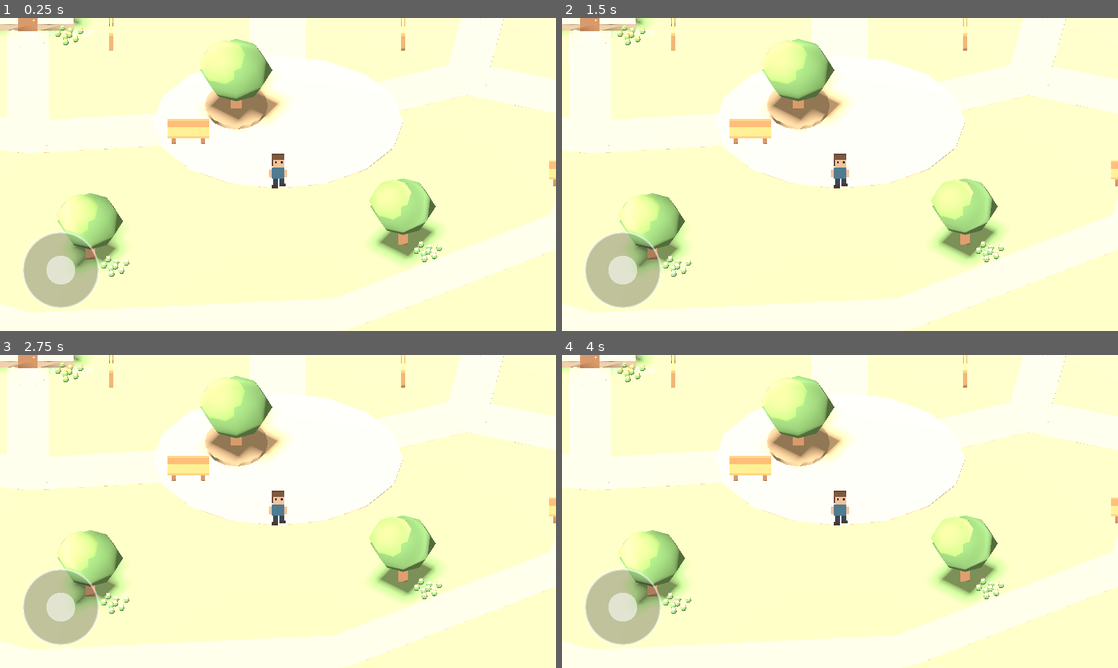
Above: before the commit, frames 1-4 (two rows, left to right).
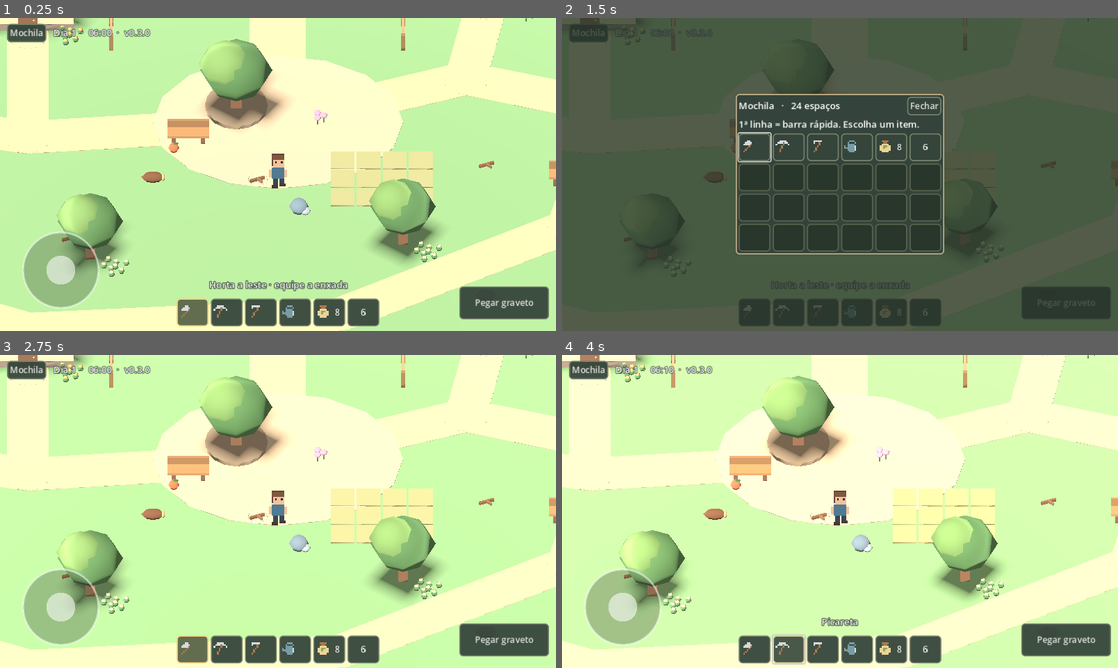
Above: after the commit, the same moments.

Repository: arthurkarger/Evergrove-project
Game: Godot game, scene res://main.tscn
Two runs of this game, one before a commit and one after it. Both use one fixed random seed, a clock stepped at 60 frames per second and the inputs below.
Inputs (mouse positions are in pixels of both pictures, inside the frame that each line leads up to):
- Up to frame 1 (0.25 s): no input
- Up to frame 2 (1.5 s): click (589, 33) at 0.5 s, where only the run after the commit has a clickable "Mochila"; click (1067, 302) at 1.25 s, where only the run after the commit has a clickable "Pegar graveto"
- Up to frame 3 (2.75 s): click (361, 442) at 2 s, where only the run after the commit has a clickable "Fechar"
- Up to frame 4 (4 s): click (756, 649) at 2.77 s; click (789, 649) at 3.52 s

The runs differ from the first frame. In frame 1, 99% of the frame differs, in the area x 0-100%, y 0-100%; in frame 2, 100%; in frame 3, 99%; in frame 4, 98%.

Commit message:
Evergrove 0.3.0 — Roots of Life: gathering, backpack, daily crops and local saves

Diff:
--- /dev/null
+++ b/backpack.gd
@@ -0,0 +1,60 @@
+extends RefCounted
+
+const NAMES := {"axe":"Machado","pick":"Picareta","hoe":"Enxada","can":"Regador","seed":"Sementes","wood":"Madeira","stone":"Pedra","twig":"Graveto","fruit":"Fruta","flower":"Flor","turnip":"Nabo"}
+const TOOLS := ["axe","pick","hoe","can"]
+const SIZE := 24
+const QUICK := 6
+const STACK := 99
+var slots: Array = []
+var selected := 0
+
+func _init() -> void:
+	slots.resize(SIZE)
+	for tool in TOOLS:
+		add(tool,1)
+	add("seed",8)
+
+func add(id: String, count: int) -> bool:
+	var limit := 1 if id in TOOLS else STACK
+	var capacity := 0
+	for item in slots:
+		if item == null:
+			capacity += limit
+		elif item.id == id:
+			capacity += limit-int(item.n)
+	if count > capacity:
+		return false
+	for empty in [false,true]:
+		for i in SIZE:
+			var item = slots[i]
+			if empty:
+				if item != null: continue
+				item = {"id":id,"n":0}
+			elif item == null or item.id != id:
+				continue
+			var take := mini(count,limit-int(item.n))
+			item.n += take
+			slots[i] = item
+			count -= take
+			if count == 0: return true
+	return true
+
+func held() -> String:
+	return "" if slots[selected] == null else str(slots[selected].id)
+
+func use_one() -> void:
+	slots[selected].n -= 1
+	if slots[selected].n == 0:
+		slots[selected] = null
+
+func move_slot(a: int,b: int) -> void:
+	if a == b or slots[a] == null: return
+	if slots[b] != null and slots[b].id == slots[a].id and slots[a].id not in TOOLS:
+		var count := mini(int(slots[a].n),STACK-int(slots[b].n))
+		slots[b].n += count
+		slots[a].n -= count
+		if slots[a].n == 0: slots[a] = null
+	else:
+		var old = slots[b]
+		slots[b] = slots[a]
+		slots[a] = old
--- /dev/null
+++ b/homestead.gd
@@ -0,0 +1,230 @@
+extends Node3D
+
+const Bag = preload("res://backpack.gd")
+const DAY_SECONDS := 180.0
+const SAVE := "user://homestead-v1.json"
+const FIELD := Vector2(3.1,4.6)
+const LABELS := {"wood":"Cortar tronco","stone":"Quebrar rocha","twig":"Pegar graveto","fruit":"Pegar fruta","flower":"Colher flor"}
+const REQUIRED := {"wood":"axe","stone":"pick"}
+var bag := Bag.new()
+var day := 1
+var clock := 0.0 # Starts at 06:00.
+var plots: Array = []
+var resources: Array = []
+var dormant := {}
+var beds: Array[Node3D] = []
+var marker := MeshInstance3D.new()
+var shapes := {}
+var materials := {}
+var target := -1 # Plots first, then forage sites.
+var saved_position := Vector3(0,0.5,6)
+var save_failed := false
+
+func _ready() -> void:
+	var sphere := SphereMesh.new()
+	sphere.radius = 0.5
+	sphere.height = 1
+	sphere.radial_segments = 8
+	sphere.rings = 3
+	shapes = {"box":BoxMesh.new(),"round":sphere}
+	for i in 12:
+		plots.append({"soil":false,"growth":-1,"water":false})
+		var bed := Node3D.new()
+		add_child(bed)
+		bed.position = Vector3(FIELD.x+(i%4)*1.25,0.055,FIELD.y+floori(i/4.0)*1.25)
+		beds.append(bed)
+	var locations := {
+		"wood":[Vector2(-6,6),Vector2(-17,6),Vector2(-24,-6),Vector2(10,14)],
+		"stone":[Vector2(1,8),Vector2(17,-14),Vector2(24,4),Vector2(-18,16)],
+		"fruit":[Vector2(-19,5),Vector2(-24,9),Vector2(-19,15),Vector2(-5,4)],
+		"twig":[Vector2(-1,6),Vector2(-10,10),Vector2(10,5),Vector2(20,11)],
+		"flower":[Vector2(2,2),Vector2(-14,-3),Vector2(12,-5),Vector2(15,4)]}
+	for id in locations:
+		for p: Vector2 in locations[id]:
+			spawn_resource(id,p)
+	var ring := TorusMesh.new()
+	ring.inner_radius = 0.42
+	ring.outer_radius = 0.49
+	ring.rings = 20
+	ring.ring_segments = 4
+	marker.mesh = ring
+	marker.material_override = material("ffe4a2")
+	marker.cast_shadow = GeometryInstance3D.SHADOW_CASTING_SETTING_OFF
+	add_child(marker)
+	marker.hide()
+	load_progress()
+	for i in beds.size(): draw_bed(i)
+	refresh_resources()
+
+func material(color: String) -> StandardMaterial3D:
+	if not materials.has(color):
+		var mat := StandardMaterial3D.new()
+		mat.albedo_color = Color(color)
+		materials[color] = mat
+	return materials[color]
+
+func part(parent: Node3D, shape: String, offset: Vector3, size: Vector3, color: String) -> MeshInstance3D:
+	var node := MeshInstance3D.new()
+	node.mesh = shapes[shape]
+	node.material_override = material(color)
+	node.position = offset
+	node.scale = size
+	node.cast_shadow = GeometryInstance3D.SHADOW_CASTING_SETTING_OFF
+	parent.add_child(node)
+	return node
+
+func spawn_resource(id: String, p: Vector2) -> void:
+	var node := Node3D.new()
+	add_child(node)
+	node.position = Vector3(p.x,0.09,p.y)
+	resources.append({"id":id,"node":node})
+	match id:
+		"wood":
+			part(node,"round",Vector3(0,0.23,0),Vector3(1.15,0.55,0.55),"835a40")
+			part(node,"round",Vector3(0.5,0.23,0),Vector3(0.17,0.38,0.38),"d8aa76")
+		"stone":
+			part(node,"round",Vector3(0,0.26,0),Vector3(0.94,0.8,0.88),"839398")
+			part(node,"round",Vector3(0.32,0.15,0.2),Vector3(0.5,0.38,0.48),"a8b3ae")
+		"twig":
+			part(node,"box",Vector3(0,0.09,0),Vector3(0.76,0.13,0.12),"866040").rotation.y = 0.36
+			part(node,"box",Vector3(0.12,0.1,0.09),Vector3(0.34,0.11,0.1),"927051").rotation.y = -0.7
+		"fruit":
+			part(node,"round",Vector3(0,0.23,0),Vector3.ONE*0.52,"d8774f")
+			part(node,"round",Vector3(0.1,0.5,0),Vector3(0.28,0.09,0.14),"54723e")
+		"flower":
+			for j in 3:
+				var v := Vector3(cos(j*2.1)*0.2,0,sin(j*2.1)*0.2)
+				part(node,"box",v+Vector3.UP*0.2,Vector3(0.07,0.4,0.07),"598451")
+				part(node,"round",v+Vector3.UP*0.43,Vector3(0.35,0.23,0.35),"e99fb0")
+
+func draw_bed(i: int) -> void:
+	var bed := beds[i]
+	for child in bed.get_children():
+		bed.remove_child(child)
+		child.queue_free()
+	var crop: Dictionary = plots[i]
+	var color := "b3ae77"
+	if crop.soil: color = "75543d" if crop.water else "a57c50"
+	part(bed,"box",Vector3.ZERO,Vector3(1.14,0.07,1.14),color)
+	if crop.soil:
+		for dx in [-0.32,0.0,0.32]:
+			part(bed,"box",Vector3(dx,0.045,0),Vector3(0.08,0.03,0.87),"624b38" if crop.water else "846140")
+	if crop.growth >= 0:
+		var k := 0.48+int(crop.growth)*0.27
+		for dx in [-0.17,0.17]:
+			part(bed,"round",Vector3(dx*k,0.22*k,0),Vector3(0.31,0.46,0.21)*k,"608a51").rotation.z = -signf(dx)*0.64
+		if crop.growth >= 2:
+			part(bed,"round",Vector3(0,0.18,0.13),Vector3(0.52,0.36,0.48),"f0dcac")
+
+func refresh_resources() -> void:
+	for i in resources.size():
+		resources[i].node.visible = not dormant.has(str(i))
+
+func advance(delta: float) -> bool:
+	clock += delta
+	if clock < DAY_SECONDS: return false
+	clock -= DAY_SECONDS
+	day += 1
+	for i in plots.size():
+		var plot: Dictionary = plots[i]
+		if plot.water:
+			plot.growth = mini(2,int(plot.growth)+1)
+			plot.water = false
+			draw_bed(i)
+	for key in dormant.keys():
+		if int(dormant[key]) <= day: dormant.erase(key)
+	refresh_resources()
+	return true
+
+func find_target(pos: Vector3) -> void:
+	target = -1
+	var distance := 1.48*1.48
+	var best := Vector3.ZERO
+	for i in range(beds.size()+resources.size()):
+		var node: Node3D = beds[i] if i < beds.size() else resources[i-beds.size()].node
+		if not node.visible: continue
+		var d := Vector2(pos.x-node.position.x,pos.z-node.position.z).length_squared()
+		if d < distance:
+			target = i
+			distance = d
+			best = node.position
+	marker.visible = target >= 0
+	marker.position = best+Vector3.UP*0.077
+
+func prompt() -> String:
+	if target < 0: return "Interagir"
+	if target >= beds.size():
+		var id: String = resources[target-beds.size()].id
+		if REQUIRED.has(id) and bag.held() != REQUIRED[id]:
+			return "Equipe "+str(Bag.NAMES[REQUIRED[id]])
+		return LABELS[id]
+	var p: Dictionary = plots[target]
+	if p.growth == 2: return "Colher nabo"
+	if not p.soil: return "Preparar terra" if bag.held()=="hoe" else "Equipe Enxada"
+	if p.growth < 0: return "Plantar" if bag.held()=="seed" else "Equipe Sementes"
+	if p.water: return "Já regado"
+	return "Regar" if bag.held()=="can" else "Equipe Regador"
+
+func interact() -> String:
+	if target < 0: return ""
+	if target >= beds.size():
+		var i := target-beds.size()
+		var id: String = resources[i].id
+		if dormant.has(str(i)): return ""
+		if REQUIRED.has(id) and bag.held() != REQUIRED[id]: return prompt()
+		if not bag.add(id,1): return "Mochila cheia"
+		dormant[str(i)] = day+1
+		resources[i].node.hide()
+		return "+1 "+str(Bag.NAMES[id])
+	var p: Dictionary = plots[target]
+	var message := prompt()
+	if p.growth == 2:
+		var before := bag.slots.duplicate(true)
+		if not bag.add("turnip",1) or not bag.add("seed",2):
+			bag.slots = before
+			return "Abra espaço para nabo e sementes"
+		p.growth = -1
+		p.water = false
+		message = "+1 nabo · +2 sementes"
+	elif not p.soil and bag.held()=="hoe": p.soil = true
+	elif p.soil and p.growth < 0 and bag.held()=="seed":
+		bag.use_one()
+		p.growth = 0
+	elif p.growth >= 0 and not p.water and bag.held()=="can": p.water = true
+	else: return message
+	draw_bed(target)
+	return message
+
+func save_progress(pos: Vector3) -> void:
+	var data := {"version":1,"pos":[pos.x,pos.z],"slots":bag.slots,"quick":bag.selected,"day":day,"clock":clock,"plots":plots,"dormant":dormant}
+	var f := FileAccess.open(SAVE+".tmp",FileAccess.WRITE)
+	save_failed = true
+	if f == null: return
+	f.store_string(JSON.stringify(data))
+	f.flush()
+	var result := f.get_error()
+	f.close()
+	if result == OK:
+		save_failed = DirAccess.rename_absolute(SAVE+".tmp",SAVE) != OK
+
+func load_progress() -> void:
+	if not FileAccess.file_exists(SAVE): return
+	var data = JSON.parse_string(FileAccess.get_file_as_string(SAVE))
+	if not data is Dictionary or data.get("version") != 1: return
+	if not data.get("slots") is Array or data.slots.size() != Bag.SIZE: return
+	if not data.get("plots") is Array or data.plots.size() != beds.size(): return
+	for item in data.slots:
+		if item != null and (not item is Dictionary or not Bag.NAMES.has(item.get("id")) or int(item.get("n",0)) < 1): return
+		if item != null: item.n = clampi(int(item.n),1,1 if item.id in Bag.TOOLS else Bag.STACK)
+	for p in data.plots:
+		if not p is Dictionary or not p.has_all(["soil","water","growth"]): return
+		p.growth = clampi(int(p.growth),-1,2)
+	if not data.get("pos") is Array or data.pos.size()!=2: return
+	bag.slots = data.slots
+	bag.selected = clampi(int(data.get("quick",0)),0,Bag.QUICK-1)
+	day = maxi(1,int(data.get("day",1)))
+	clock = clampf(float(data.get("clock",0)),0,DAY_SECONDS)
+	plots = data.plots
+	dormant = data.get("dormant",{})
+	for key in dormant: dormant[key] = int(dormant[key])
+	saved_position = Vector3(clampf(data.pos[0],-30,30),0.51,clampf(data.pos[1],-23,23))
--- a/main.gd
+++ b/main.gd
@@ -6,6 +6,15 @@
 var elapsed := 0.0
 var textures: Array[ImageTexture] = []
 const Village = preload("res://village.gd")
+
+var life := preload("res://homestead.gd").new()
+var hud := preload("res://roots_ui.gd").new()
+var pad := preload("res://pad.gd").new()
+var sun := DirectionalLight3D.new()
+var sky := Environment.new()
+var autosave := 0.0
+var ui_elapsed := 0.0
+var initialized := false
 
 func make_sprite(step: int) -> ImageTexture:
 	var img := Image.create(16,24,false,Image.FORMAT_RGBA8)
@@ -25,7 +34,7 @@
 	return ImageTexture.create_from_image(img)
 func _ready():
 	var env := WorldEnvironment.new()
-	var e := Environment.new()
+	var e := sky
 	e.background_mode = Environment.BG_COLOR
 	e.background_color = Color("b8d6dc")
 	e.ambient_light_source = Environment.AMBIENT_SOURCE_COLOR
@@ -33,15 +42,15 @@
 	e.ambient_light_energy = 0.7
 	env.environment = e
 	add_child(env)
-	var sun := DirectionalLight3D.new()
 	sun.rotation_degrees = Vector3(-55,-35,0)
 	sun.shadow_enabled = true
 	add_child(sun)
 	var village := Village.new()
 	add_child(village)
+	add_child(life)
 	player = CharacterBody3D.new()
 	add_child(player)
-	player.position = Vector3(0,0.5,6)
+	player.position = life.saved_position
 	var c := CollisionShape3D.new()
 	var shape := CapsuleShape3D.new()
 	shape.radius = 0.28
@@ -65,15 +74,103 @@
 	camera.current = true
 	var ui := CanvasLayer.new()
 	add_child(ui)
-	var label := Label.new()
-	label.text = "Evergrove   ·   %s" % ProjectSettings.get_setting("application/config/version")
-	label.position = Vector2(18,14)
-	ui.add_child(label)
-	var pad := Control.new()
-	pad.set_script(preload("res://pad.gd"))
-	pad.set("world",self)
+	pad.world = self
 	ui.add_child(pad)
+	add_child(hud)
+	hud.build(life.bag)
+	hud.picked.connect(select_slot)
+	hud.use_requested.connect(use_item)
+	hud.bag_toggled.connect(toggle_bag)
+	hud.moved.connect(move_item)
+	initialized = true
+	update_world_ui()
+	if not FileAccess.file_exists(life.SAVE):
+		hud.show_note("Horta a leste · equipe a enxada")
+
+func select_slot(slot: int) -> void:
+	life.bag.selected = slot
+	hud.refresh()
+	var id := life.bag.held()
+	hud.show_note("Espaço vazio" if id.is_empty() else life.bag.NAMES[id])
+	update_world_ui()
+
+func move_item(a: int,b: int) -> void:
+	life.bag.move_slot(a,b)
+	save_game()
+
+func toggle_bag(open: bool) -> void:
+	touch = Vector2.ZERO
+	pad.finger = -1
+	pad.offset = Vector2.ZERO
+	pad.set_process_input(not open)
+	pad.visible = not open
+	pad.queue_redraw()
+	if not open:
+		save_game()
+		update_world_ui()
+
+func use_item() -> void:
+	if hud.shade.visible: return
+	life.find_target(player.position)
+	if life.target < 0: return
+	var message := life.interact()
+	hud.show_note(message)
+	hud.refresh()
+	save_game()
+	update_world_ui()
+
+func _input(event: InputEvent) -> void:
+	if not initialized or not event is InputEventKey or not event.pressed or event.echo: return
+	match event.keycode:
+		KEY_I, KEY_TAB: hud.toggle()
+		KEY_ESCAPE:
+			if hud.shade.visible: hud.toggle()
+			else: return
+		KEY_E: use_item()
+		_:
+			if event.keycode >= KEY_1 and event.keycode <= KEY_6 and not hud.shade.visible:
+				select_slot(event.keycode-KEY_1)
+			else: return
+	get_viewport().set_input_as_handled()
+
+func update_world_ui() -> void:
+	life.find_target(player.position)
+	hud.action.text = life.prompt()
+	hud.action.disabled = life.target < 0
+	var phase := life.clock / life.DAY_SECONDS
+	var hours := posmod(6+floori(phase*24),24)
+	var minutes := floori(fmod(phase*24,1.0)*6)*10
+	hud.clock_label.text = "Dia %d  ·  %02d:%02d  ·  v%s" % [life.day,hours,minutes,ProjectSettings.get_setting("application/config/version")]
+	var light := smoothstep(-0.36,0.38,sin(phase*TAU))
+	sun.light_energy = lerpf(0.12,1.0,light)
+	sky.ambient_light_energy = lerpf(0.48,0.7,light)
+	sky.ambient_light_color = Color("a4b4d7").lerp(Color("fff1db"),light)
+	sky.background_color = Color("465772").lerp(Color("b8d6dc"),light)
+
+func save_game() -> void:
+	if initialized:
+		life.save_progress(player.position)
+		if life.save_failed: hud.show_note("Falha ao salvar o progresso")
+
+func _notification(what: int) -> void:
+	if what in [NOTIFICATION_APPLICATION_PAUSED,NOTIFICATION_APPLICATION_FOCUS_OUT,NOTIFICATION_WM_CLOSE_REQUEST]:
+		save_game()
+
+func _exit_tree() -> void:
+	save_game()
+
 func _physics_process(delta):
+	if hud.shade.visible: return
+	var new_day := life.advance(delta)
+	autosave += delta
+	if new_day or autosave >= 5.0:
+		save_game()
+		autosave = 0
+	if new_day: hud.show_note("Amanheceu · dia %d" % life.day)
+	ui_elapsed += delta
+	if ui_elapsed >= 0.12:
+		update_world_ui()
+		ui_elapsed = 0
 	var d := Input.get_vector("ui_left","ui_right","ui_up","ui_down")
 	if Input.is_physical_key_pressed(KEY_A): d.x -= 1
 	if Input.is_physical_key_pressed(KEY_D): d.x += 1
--- a/pad.gd
+++ b/pad.gd
@@ -5,8 +5,7 @@
 var offset := Vector2.ZERO
 func _ready():
 	mouse_filter = Control.MOUSE_FILTER_IGNORE
-func _process(_delta):
-	queue_redraw()
+	resized.connect(queue_redraw)
 func _draw():
 	if not DisplayServer.is_touchscreen_available():
 		return
@@ -16,13 +15,16 @@
 	draw_circle(p+offset,25,Color(1,1,1,0.55))
 func _input(event):
 	if event is InputEventScreenTouch:
-		if event.pressed and finger<0 and event.position.x<get_viewport_rect().size.x*0.5:
+		if event.pressed and finger<0 and event.position.x<get_viewport_rect().size.x*0.28 and event.position.y>get_viewport_rect().size.y*0.35:
 			finger=event.index
 			center=event.position
+			queue_redraw()
 		elif not event.pressed and event.index==finger:
 			finger=-1
 			offset=Vector2.ZERO
 			world.set("touch",Vector2.ZERO)
+			queue_redraw()
 	elif event is InputEventScreenDrag and event.index==finger:
 		offset=(event.position-center).limit_length(55)
 		world.set("touch",offset/55)
+		queue_redraw()
--- a/project.godot
+++ b/project.godot
@@ -1,7 +1,7 @@
 config_version=5
 [application]
 config/name="Evergrove"
-config/version="0.2.0"
+config/version="0.3.0"
 run/main_scene="res://main.tscn"
 [display]
 window/size/viewport_width=960
--- /dev/null
+++ b/roots_ui.gd
@@ -0,0 +1,173 @@
+extends CanvasLayer
+
+signal use_requested
+signal picked(slot: int)
+signal bag_toggled(open: bool)
+signal moved(from: int,to: int)
+
+const Bag = preload("res://backpack.gd")
+const ICONS := {
+	"axe":["...ii...","..iiii..",".iiiiw..","....w...","...w....","..w.....",".w......","........"],
+	"pick":["..iiii..",".iiiwii.","i...w..i","...w....","...w....","..w.....","..w.....","........"],
+	"hoe":["..iiiii.","..i..w..",".....w..","....w...","...w....","...w....","..w.....","........"],
+	"can":["...aaa..","..a...a.","..aaaa..","a.aaaai.","aaaaaai.","..aaaai.","...aaa..","........"],
+	"seed":["..wwww..","...ww...","..yyyy..",".yyggyy.",".yygyyy.",".yyyyyy.","..yyyy..","........"],
+	"wood":["........","....www.","...wyyww","..wwyyww",".wwwwww.",".yyyww..",".ywyw...","..yy...."],
+	"stone":["........","...iii..","..iiiia.",".iiiiaa.",".iiaaaaa","..aaaaa.","........","........"],
+	"twig":["........",".....w..","....ww..","..w.w...","...ww...","..ww....",".ww.....","........"],
+	"fruit":["....gg..","...wg...","..rr.rr.",".ryrrrr.",".rrrrrr.","..rrrr..","...rr...","........"],
+	"flower":["...rr...","..ryyr..","...rr...","....g...","..ggg...","....ggg.","....g...","........"],
+	"turnip":["..g..g..","...gg...","..yyyy..",".yyiyyy.",".yyyyyy.","..yyyy..","...yy...","...y...."]}
+const INK := {"i":"d6dae0","a":"789ca5","w":"ab784d","y":"ecd399","g":"8da857","r":"db8876"}
+var bag
+var icons := {}
+var clock_label := Label.new()
+var note := Label.new()
+var action := Button.new()
+var shade := ColorRect.new()
+var quick: Array[Button] = []
+var cells: Array[Button] = []
+var source := -1
+var notice_time := 0.0
+var hint := Label.new()
+
+func panel_style(fill: String,border: String) -> StyleBoxFlat:
+	var style := StyleBoxFlat.new()
+	style.bg_color = Color(fill)
+	style.border_color = Color(border)
+	style.set_border_width_all(2)
+	style.set_corner_radius_all(6)
+	for side in [SIDE_LEFT,SIDE_RIGHT,SIDE_TOP,SIDE_BOTTOM]: style.set_content_margin(side,5)
+	return style
+
+func decorate(b: Button) -> void:
+	b.add_theme_stylebox_override("normal",panel_style("35453bf2","77816b"))
+	b.add_theme_stylebox_override("hover",panel_style("48594a","d7c69a"))
+	b.add_theme_stylebox_override("pressed",panel_style("5c684e","eed29a"))
+	b.add_theme_font_size_override("font_size",15)
+
+func icon_for(id: String) -> Texture2D:
+	if icons.has(id): return icons[id]
+	var img := Image.create(8,8,false,Image.FORMAT_RGBA8)
+	img.fill(Color.TRANSPARENT)
+	for y in 8:
+		for x in 8:
+			var ink: String = ICONS[id][y][x]
+			if INK.has(ink): img.set_pixel(x,y,Color(INK[ink]))
+	img.resize(24,24,Image.INTERPOLATE_NEAREST)
+	icons[id] = ImageTexture.create_from_image(img)
+	return icons[id]
+
+func bar_button(parent: Container,i: int,inventory: bool) -> Button:
+	var b := Button.new()
+	decorate(b)
+	b.custom_minimum_size = Vector2(55,48)
+	b.texture_filter = CanvasItem.TEXTURE_FILTER_NEAREST
+	parent.add_child(b)
+	if inventory: b.pressed.connect(cell_pressed.bind(i))
+	else: b.pressed.connect(picked.emit.bind(i))
+	return b
+
+func build(model) -> void:
+	bag = model
+	var top := HBoxContainer.new()
+	add_child(top)
+	top.position = Vector2(12,10)
+	top.add_theme_constant_override("separation",12)
+	var pack := Button.new()
+	pack.text = "Mochila  [I]" if not DisplayServer.is_touchscreen_available() else "Mochila"
+	decorate(pack)
+	top.add_child(pack)
+	pack.pressed.connect(toggle)
+	top.add_child(clock_label)
+	clock_label.add_theme_constant_override("outline_size",4)
+	clock_label.add_theme_color_override("font_outline_color",Color("344538"))
+	var row := HBoxContainer.new()
+	add_child(row)
+	row.set_anchors_and_offsets_preset(Control.PRESET_CENTER_BOTTOM)
+	row.grow_horizontal = Control.GROW_DIRECTION_BOTH
+	row.offset_bottom = -8
+	row.offset_top = -56
+	for i in Bag.QUICK: quick.append(bar_button(row,i,false))
+	add_child(action)
+	decorate(action)
+	action.set_anchors_and_offsets_preset(Control.PRESET_BOTTOM_RIGHT)
+	action.offset_left = -167
+	action.offset_right = -12
+	action.offset_top = -77
+	action.offset_bottom = -20
+	action.pressed.connect(use_requested.emit)
+	add_child(note)
+	note.set_anchors_and_offsets_preset(Control.PRESET_CENTER_BOTTOM)
+	note.grow_horizontal = Control.GROW_DIRECTION_BOTH
+	note.offset_top = -91
+	note.offset_bottom = -63
+	note.add_theme_constant_override("outline_size",5)
+	note.add_theme_color_override("font_outline_color",Color("354535"))
+	add_child(shade)
+	shade.set_anchors_and_offsets_preset(Control.PRESET_FULL_RECT)
+	shade.color = Color("263228cb")
+	var center := CenterContainer.new()
+	shade.add_child(center)
+	center.set_anchors_and_offsets_preset(Control.PRESET_FULL_RECT)
+	var panel := PanelContainer.new()
+	panel.add_theme_stylebox_override("panel",panel_style("34443c","c0ae88"))
+	center.add_child(panel)
+	var column := VBoxContainer.new()
+	panel.add_child(column)
+	var head := HBoxContainer.new()
+	column.add_child(head)
+	var title := Label.new()
+	title.text = "Mochila   ·   24 espaços"
+	title.size_flags_horizontal = Control.SIZE_EXPAND_FILL
+	head.add_child(title)
+	var close := Button.new()
+	close.text = "Fechar"
+	decorate(close)
+	head.add_child(close)
+	close.pressed.connect(toggle)
+	column.add_child(hint)
+	var grid := GridContainer.new()
+	grid.columns = 6
+	column.add_child(grid)
+	for i in Bag.SIZE: cells.append(bar_button(grid,i,true))
+	shade.hide()
+	refresh()
+
+func toggle() -> void:
+	shade.visible = not shade.visible
+	source = -1
+	refresh()
+	if shade.visible: cells[bag.selected].grab_focus()
+	bag_toggled.emit(shade.visible)
+
+func cell_pressed(i: int) -> void:
+	if source >= 0:
+		moved.emit(source,i)
+		source = -1
+	elif bag.slots[i] != null:
+		source = i
+	refresh()
+
+func refresh() -> void:
+	for list in [quick,cells]:
+		for i in list.size():
+			var b: Button = list[i]
+			var item = bag.slots[i]
+			b.icon = null if item == null else icon_for(item.id)
+			b.text = str(int(item.n)) if item != null and item.n > 1 else ""
+			if item == null and i < Bag.QUICK: b.text = str(i+1)
+			b.tooltip_text = "Vazio" if item == null else Bag.NAMES[item.id]
+			var chosen: bool = i == source if shade.visible else i == bag.selected
+			b.self_modulate = Color.WHITE if chosen or i < Bag.QUICK else Color("c2c5ba")
+			b.add_theme_stylebox_override("normal",panel_style("626d4f" if chosen else "35453bf2","f6ce7d" if chosen else "77816b"))
+	hint.text = "1ª linha = barra rápida. Escolha um item." if source < 0 else "%s · escolha o destino" % Bag.NAMES[bag.slots[source].id]
+
+func show_note(message: String) -> void:
+	note.text = message
+	notice_time = 2.2
+
+func _process(delta: float) -> void:
+	if notice_time > 0:
+		notice_time -= delta
+		if notice_time <= 0: note.text = ""
Not shown, changed: export_presets.cfg
